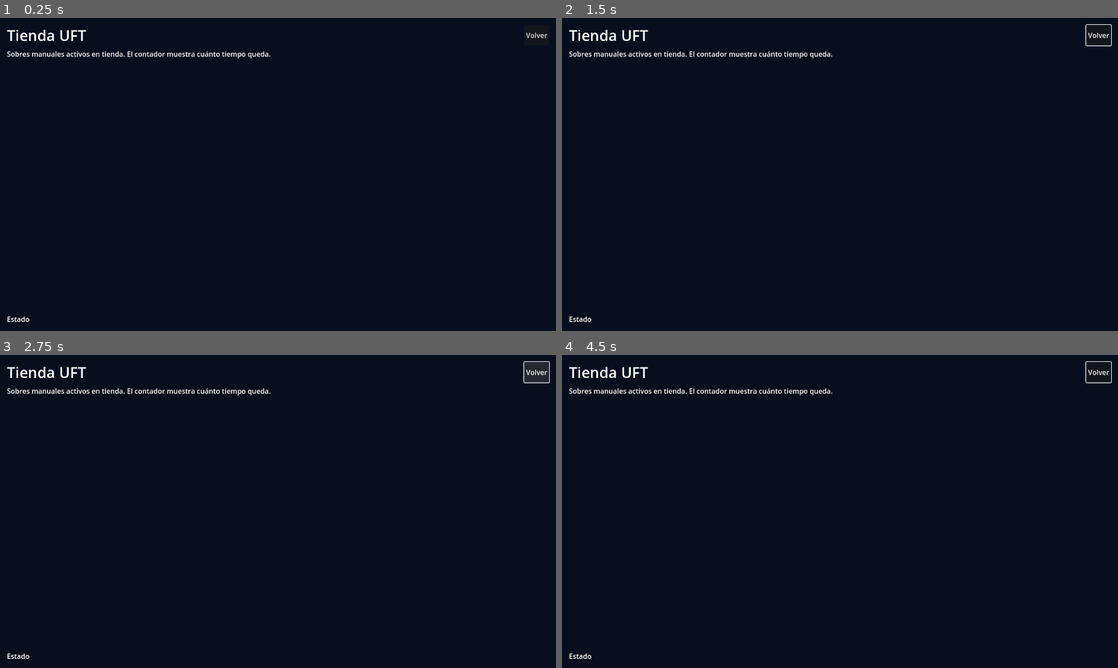
Above: before the commit, frames 1-4 (two rows, left to right).
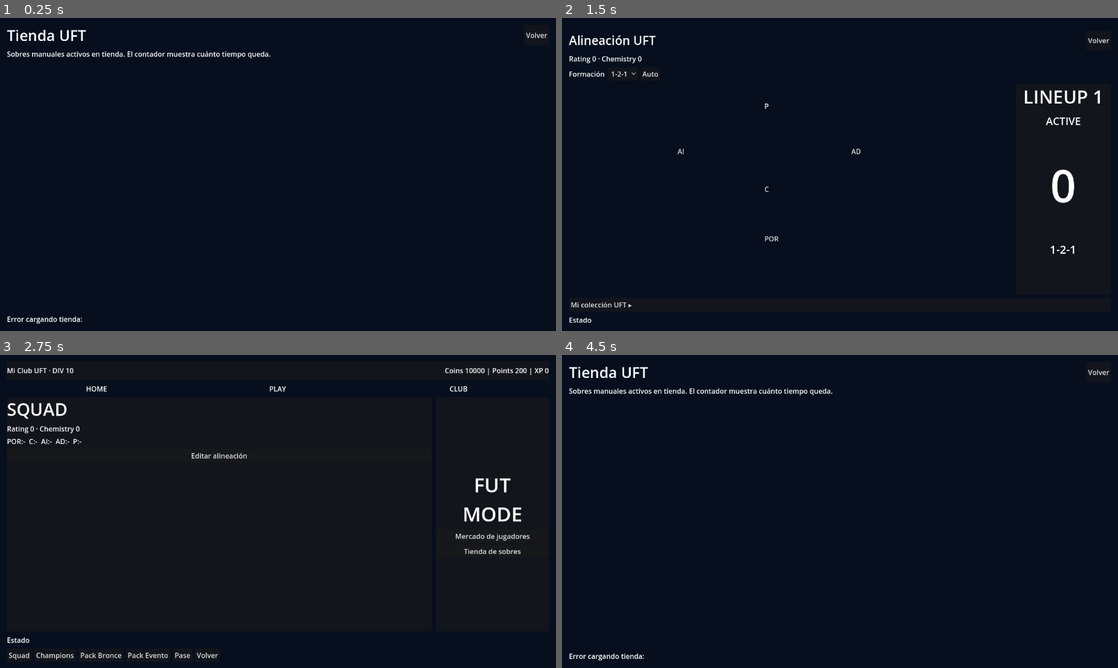
Above: after the commit, the same moments.

Repository: tenemostuseguro/uft27
Game: Godot game, scene res://scenes/UFTStoreMenu2D.tscn
The game is run twice, just before and just after one commit, with the same random seed, the same clock (stepped at 60 frames per second) and the same inputs. This scene is started directly instead of the project's main scene.
Inputs (mouse positions are in pixels of both pictures, inside the frame that each line leads up to):
- Up to frame 1 (0.25 s): no input
- Up to frame 2 (1.5 s): click "Volver" at 0.5 s; click (778, 118) at 1.25 s, where only the run after the commit has a clickable "Editar alineación"
- Up to frame 3 (2.75 s): click "Volver" at 2 s
- Up to frame 4 (4.5 s): click (1056, 536) at 2.75 s, where only the run after the commit has a clickable "Mercado de jugadores"; click "Volver" (after the commit: "◀") at 3.5 s; click (1056, 552) at 4.25 s, where only the run after the commit has a clickable "Tienda de sobres"

The runs differ from the first frame. In frame 1, 0.1% of the frame differs, in the area x 2-15%, y 95-98%; in frame 2, 2.0%; in frame 3, 2.7%, in the area x 1-99%, y 2-98%; in frame 4, 0.2%.
Error before the commit: Parse Error: Cannot infer the type of "h" variable because the value doesn't have a set type. (res://scripts/uft_store_menu_2d.gd:113)

Commit message:
Fix tipos explícitos en contador de tienda Godot

Diff:
--- a/godot-futsal/scripts/uft_store_menu_2d.gd
+++ b/godot-futsal/scripts/uft_store_menu_2d.gd
@@ -109,10 +109,10 @@
 func _update_single_timer_label(timer_label: Label) -> void:
 	var ends_at := int(timer_label.get_meta("ends_at_unix", 0))
 	var now := int(Time.get_unix_time_from_system())
-	var remain := max(0, ends_at - now)
-	var h := remain / 3600
-	var m := (remain % 3600) / 60
-	var s := remain % 60
+	var remain: int = int(max(0, ends_at - now))
+	var h: int = int(remain / 3600)
+	var m: int = int((remain % 3600) / 60)
+	var s: int = int(remain % 60)
 	timer_label.text = "Tiempo restante: %02d:%02d:%02d" % [h, m, s]
 
 func _on_buy_pressed(pack_id: String) -> void:
